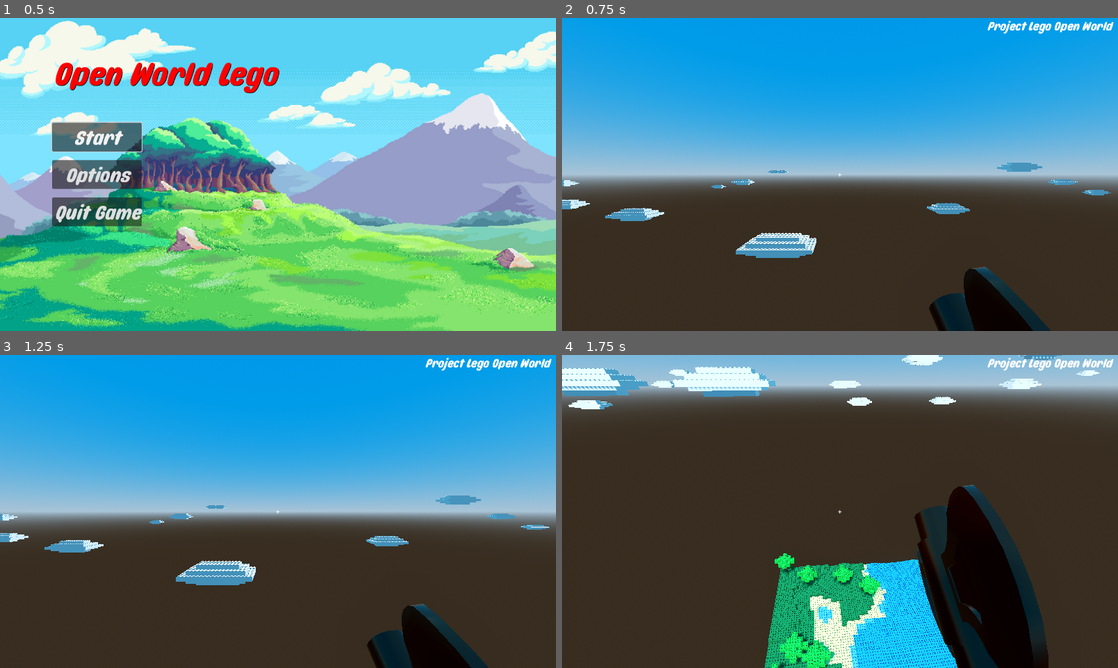
Above: before the commit, frames 1-4 (two rows, left to right).
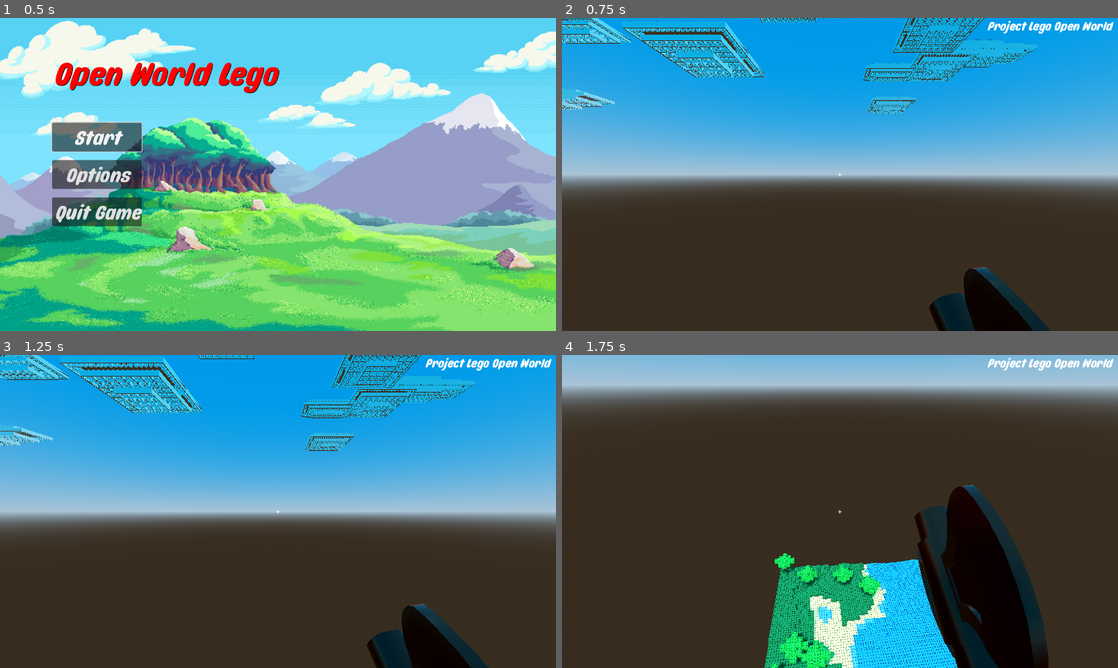
Above: after the commit, the same moments.

Repository: AlbinHorlaville/open-world-lego
Game: Godot game, scene res://menu/FirstMenu/main_menu.tscn
Same seed, same stepped clock (60 frames per second), same inputs: the game is played once before the commit and once after it.
Inputs (mouse positions are in pixels of both pictures, inside the frame that each line leads up to):
- Up to frame 1 (0.5 s): no input
- Up to frame 2 (0.75 s): click "Start" at 0.5 s
- Up to frame 3 (1.25 s): no input
- Up to frame 4 (1.75 s): move the mouse to (867, 511) at 1.27 s; hold Z (move_forward) from 1.28 s (still down); tap Space (jump) at 1.52 s

Frame 1 is identical in both runs. In frame 2, 5.8% of the frame differs, in the area x 0-99%, y 0-77%; in frame 3, 5.7%; in frame 4, 3.5%.

Commit message:
finish

Diff:
--- a/OpenWorldLego/blocks/cloud.gd
+++ b/OpenWorldLego/blocks/cloud.gd
@@ -1,10 +1,23 @@
 extends Node3D
+@export var model1: PackedScene
+@export var model2: PackedScene
+@export var model3: PackedScene
 
 var Player
 var vitesse
 var distance
 # Called when the node enters the scene tree for the first time.
 func _ready():
+	var n = randi_range(0, 2)
+	if n==0:
+		var model = model1.instantiate()
+		add_child(model)
+	elif n==1:
+		var model = model2.instantiate()
+		add_child(model)
+	else:
+		var model = model3.instantiate()
+		add_child(model)
 	pass # Replace with function body.
 
 
@@ -25,5 +38,5 @@
 	if position.z < posz_player - distance:
 		position.z = posz_player + distance
 
-	position.x += vitesse*delta
+	position.x += vitesse*delta*0.1
 	pass
--- a/OpenWorldLego/blocks/cloud.tscn
+++ b/OpenWorldLego/blocks/cloud.tscn
@@ -1,10 +1,13 @@
-[gd_scene load_steps=3 format=3 uid="uid://cxmwft04sfqvj"]
+[gd_scene load_steps=5 format=3 uid="uid://cxmwft04sfqvj"]
 
 [ext_resource type="Script" path="res://blocks/cloud.gd" id="1_rh7l1"]
-[ext_resource type="PackedScene" uid="uid://bvmuo36w4fkcu" path="res://assets/cloud_big.dae" id="2_ibs3g"]
+[ext_resource type="PackedScene" uid="uid://bivi8mcmq57df" path="res://blocks/cloud_big.dae" id="2_syxpl"]
+[ext_resource type="PackedScene" uid="uid://biovucr5xncs" path="res://blocks/cloud_big2.dae" id="3_4jqkc"]
+[ext_resource type="PackedScene" uid="uid://cdp2i3ro0uoog" path="res://blocks/cloud_big3.dae" id="4_ht7fo"]
 
 [node name="Cloud" type="Node3D"]
+transform = Transform3D(800, 0, 0, 0, 800, 0, 0, 0, 800, 0, 0, 0)
 script = ExtResource("1_rh7l1")
-
-[node name="cloud_big" parent="." instance=ExtResource("2_ibs3g")]
-transform = Transform3D(100, 0, 0, 0, 100, 0, 0, 0, 100, 0, 0, 0)
+model1 = ExtResource("2_syxpl")
+model2 = ExtResource("3_4jqkc")
+model3 = ExtResource("4_ht7fo")
--- a/OpenWorldLego/levels/main.gd
+++ b/OpenWorldLego/levels/main.gd
@@ -73,23 +73,24 @@
 		return
 
 func GenerateCloud():
-	var nb_clouds = randi_range(20,50)
+	var nb_clouds = randi_range(20,40)
 	var Player = $Player
-	var distance = (1 + Player.limit_view)*16*6
+	var distance = (1 + Player.limit_view)*16*15
 	var posx_player = Player.position.x
 	var posz_player = Player.position.z
 	# Boucle de création d'un nuage, on instancie son x,y,z en fonction du joueur et sa vitesse (en fonction de sa hauteur)
-	for i in range (1,nb_clouds):
+	for i in range (nb_clouds):
 		var cloud = Cloud.instantiate()
 		var posx = randi_range(posx_player-distance,posx_player+distance)
 		var posz = randi_range (posz_player-distance,posz_player+distance)
-		var hauteur_min = 25
-		var posy = randi_range(1,4)*10+hauteur_min
+		var hauteur_min = 200
+		var coeff_hauteur = 4
+		var posy = randi_range(1,4)*10*coeff_hauteur+hauteur_min
 		cloud.position = Vector3(posx, posy, posz)
 		cloud.distance = distance
 
 		cloud.Player = Player
-		cloud.vitesse = 1 - float(posy-hauteur_min)/50
+		cloud.vitesse = 1 - float(posy-hauteur_min)/(50*coeff_hauteur)
 
 		$Sky.add_child(cloud)
 
Not shown, added: OpenWorldLego/blocks/cloud_big.dae
Not shown, added: OpenWorldLego/blocks/cloud_big.dae.import
Not shown, added: OpenWorldLego/blocks/cloud_big2.dae
Not shown, added: OpenWorldLego/blocks/cloud_big2.dae.import
Not shown, added: OpenWorldLego/blocks/cloud_big3.dae
Not shown, added: OpenWorldLego/blocks/cloud_big3.dae.import
